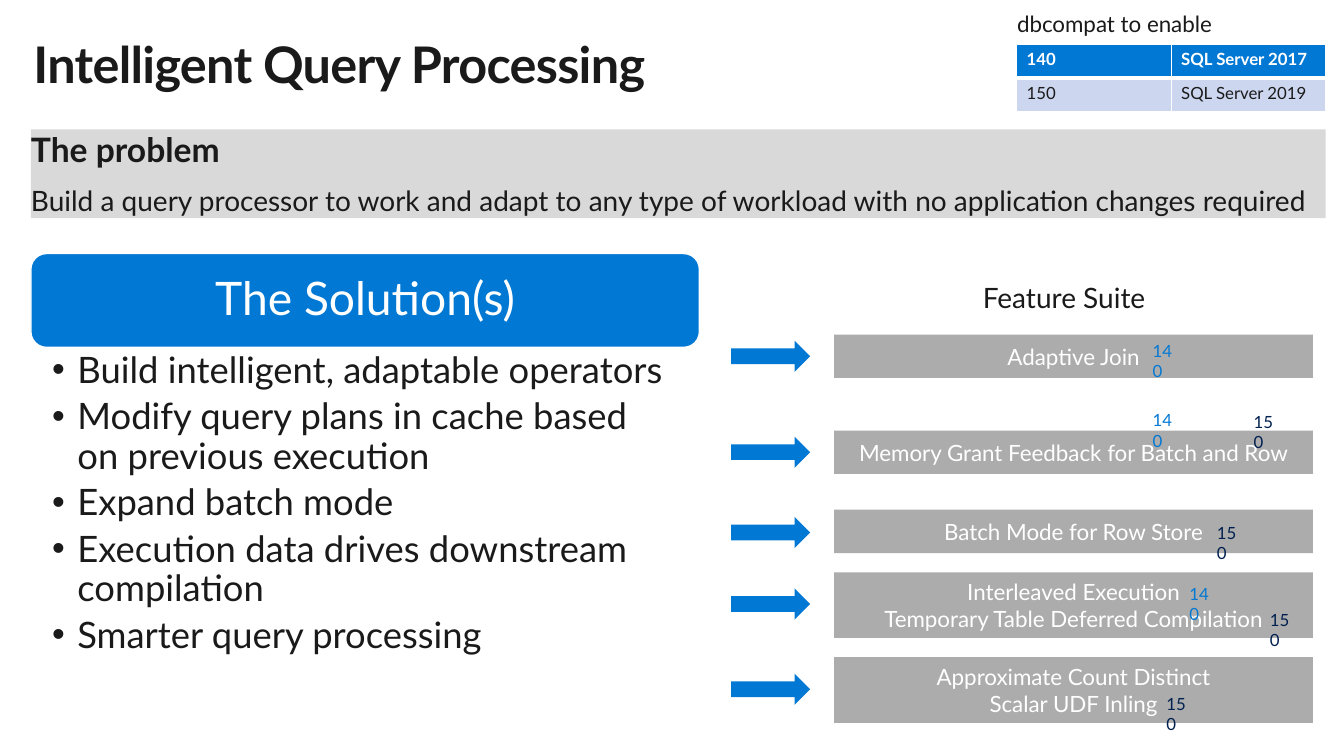
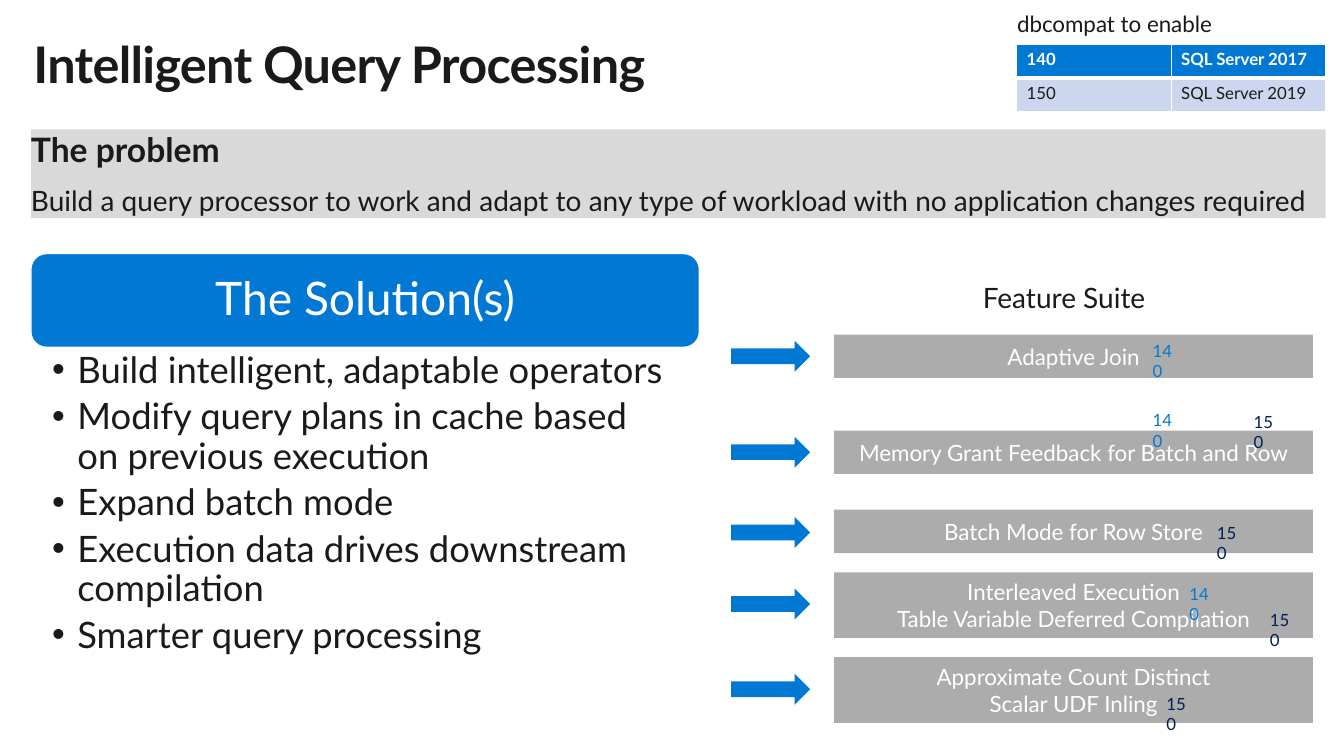
Before and after one commit to microsoft/sqlworkshops, a slide deck: slide 8 of SQLGroundToCloud/slides/SQL Server 2019 Modern Data Platform.pptx. Drawn at 1344x756 pixels with LibreOffice and Linux fonts; fonts in the diff are those of the drawing; background and template pictures are left out. Boxes give left, top, right and bottom in pixels: in the first picture for what was removed or moved away, otherwise in the second. Text is boxed around its words. In the diff, an @@ line names an element or a change of style, - is before the commit and + after.

Commit message:
Update deck for bug on table variables

```diff
--- a/SQLGroundToCloud/slides/SQL Server 2019 Modern Data Platform.pptx
+++ b/SQLGroundToCloud/slides/SQL Server 2019 Modern Data Platform.pptx
@@ text in rectangle at box(897, 608, 1250, 631): text changed @@
-Temporary Table Deferred Compilation
+Table Variable Deferred Compilation
```
Also in this commit, not shown: 1 other file.
